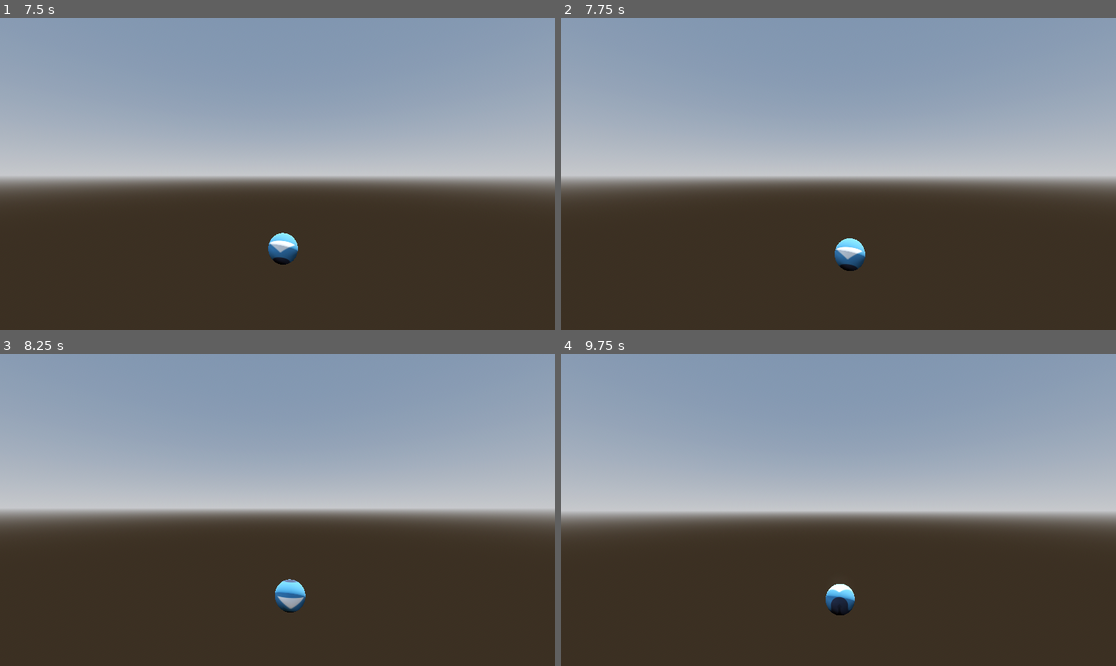
Above: before the commit, frames 1-4 (two rows, left to right).
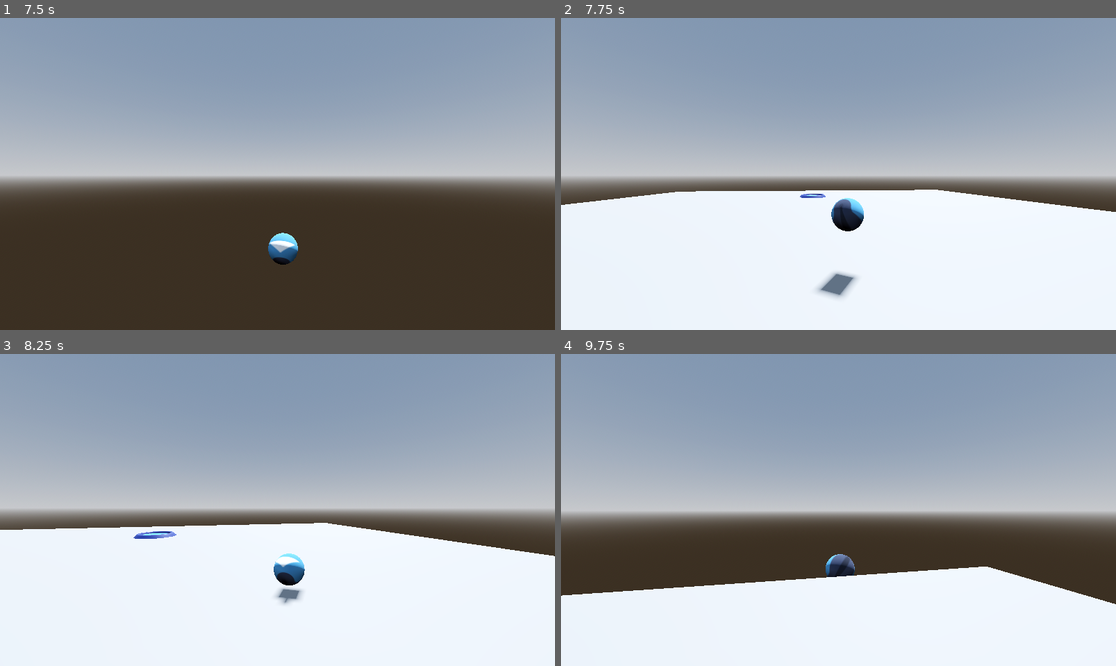
Above: after the commit, the same moments.

Repository: Shuntoon/Marble3D_Project_FIles
Game: Godot game, scene res://Levels/level_1.tscn
The game is run twice, just before and just after one commit, with the same random seed, the same clock (stepped at 60 frames per second) and the same inputs. The engine's default icon, where the game draws it, is replaced by a stand-in: a white triangle on a blue panel in a dark square.
Inputs (mouse positions are in pixels of both pictures, inside the frame that each line leads up to):
- Up to frame 1 (7.5 s): move the mouse to (305, 174) at 0.52 s; hold W (forward) 0.53-2.75 s; tap Space (jump) at 0.77, 1.52, 4.52, 5.27, 6.02 s; move the mouse to (249, 174) at 1.27 s; move the mouse to (288, 167) at 2.02 s; click "Restart" at 2.75 s; click "Restart" at 3.5 s; move the mouse to (271, 180) at 4.27 s; hold W (forward) 4.28-7.28 s; move the mouse to (316, 177) at 5.02 s; move the mouse to (233, 170) at 5.77 s; move the mouse to (283, 174) at 6.52 s; move the mouse to (255, 167) at 7.27 s; hold D (right) from 7.28 s (still down)
- Up to frame 2 (7.75 s): keep holding D (right); tap Space (jump) at 7.52 s
- Up to frame 3 (8.25 s): move the mouse to (305, 510) at 8.02 s; release D (right) at 8.03 s; hold W (forward) from 8.03 s (still down)
- Up to frame 4 (9.75 s): keep holding W (forward); tap Space (jump) at 8.27, 9.02 s; move the mouse to (810, 510) at 8.77 s; move the mouse to (849, 503) at 9.52 s

Frame 1 is identical in both runs. In frame 2, 43% of the frame differs, in the area x 0-100%, y 55-100%; in frame 3, 43%; in frame 4, 27%.

Commit message:
Chapter 2 Completed

Diff:
--- a/Levels/level_1.tscn
+++ b/Levels/level_1.tscn
@@ -1,9 +1,10 @@
-[gd_scene load_steps=8 format=3 uid="uid://nu3sfvutp5i4"]
+[gd_scene load_steps=10 format=3 uid="uid://nu3sfvutp5i4"]
 
 [ext_resource type="PackedScene" uid="uid://bu6csgumns604" path="res://Objects/Player/player.tscn" id="1_08apw"]
 [ext_resource type="PackedScene" uid="uid://cayxwk30vhqju" path="res://Objects/FinishPoint/finish_point.tscn" id="2_i4n55"]
 [ext_resource type="PackedScene" uid="uid://bgrc2rjf8lbos" path="res://GUI/YouWinScreen/you_win_screen.tscn" id="3_v8hvd"]
 [ext_resource type="Script" path="res://Objects/LevelManager/level_manager.gd" id="4_30rf7"]
+[ext_resource type="PackedScene" uid="uid://duv6tk13a156o" path="res://Objects/DeathArea/death_area.tscn" id="4_c7v82"]
 
 [sub_resource type="ProceduralSkyMaterial" id="ProceduralSkyMaterial_xm8n4"]
 sky_horizon_color = Color(0.64625, 0.65575, 0.67075, 1)
@@ -18,6 +19,9 @@
 tonemap_mode = 2
 glow_enabled = true
 
+[sub_resource type="BoxShape3D" id="BoxShape3D_fnelu"]
+size = Vector3(21.0367, 1, 38.8911)
+
 [node name="Level1" type="Node3D"]
 
 [node name="LevelManager" type="Node" parent="." groups=["level_manager"]]
@@ -27,6 +31,7 @@
 [node name="Environment" type="Node3D" parent="."]
 
 [node name="Player" parent="Environment" instance=ExtResource("1_08apw")]
+unique_name_in_owner = true
 transform = Transform3D(1, 0, 0, 0, 1, 0, 0, 0, 1, 0, 0.628504, 0)
 
 [node name="DirectionalLight3D" type="DirectionalLight3D" parent="Environment"]
@@ -43,7 +48,15 @@
 [node name="FinishPoint" parent="Environment" instance=ExtResource("2_i4n55")]
 transform = Transform3D(1, 0, 0, 0, 1, 0, 0, 0, 1, 0, 0, -6.4653)
 
+[node name="DeathArea" parent="Environment" instance=ExtResource("4_c7v82")]
+transform = Transform3D(1, 0, 0, 0, 1, 0, 0, 0, 1, 0, -3, 0)
+
+[node name="CollisionShape3D" parent="Environment/DeathArea/Area3D" index="0"]
+shape = SubResource("BoxShape3D_fnelu")
+
 [node name="CanvasLayer" type="CanvasLayer" parent="."]
 
 [node name="YouWinScreen" parent="CanvasLayer" instance=ExtResource("3_v8hvd")]
 visible = false
+
+[editable path="Environment/DeathArea"]
--- /dev/null
+++ b/Objects/DeathArea/death_area.gd
@@ -0,0 +1,8 @@
+extends Node3D
+
+@onready var level_manager: Node = %LevelManager
+
+func _on_area_3d_body_entered(body: Node3D) -> void:
+	if body.owner.is_in_group("player"):
+		var player : Player = body.owner
+		player.marble.global_position = level_manager.spawn_location
--- /dev/null
+++ b/Objects/DeathArea/death_area.tscn
@@ -0,0 +1,13 @@
+[gd_scene load_steps=2 format=3 uid="uid://duv6tk13a156o"]
+
+[ext_resource type="Script" path="res://Objects/DeathArea/death_area.gd" id="1_ep8je"]
+
+[node name="DeathArea" type="Node3D"]
+script = ExtResource("1_ep8je")
+
+[node name="Area3D" type="Area3D" parent="."]
+collision_mask = 2
+
+[node name="CollisionShape3D" type="CollisionShape3D" parent="Area3D"]
+
+[connection signal="body_entered" from="Area3D" to="." method="_on_area_3d_body_entered"]
--- a/Objects/LevelManager/level_manager.gd
+++ b/Objects/LevelManager/level_manager.gd
@@ -2,3 +2,9 @@
 class_name LevelManager
 
 signal level_finished
+
+var spawn_location : Vector3
+@onready var player: Node3D = %Player
+
+func _ready() -> void:
+	spawn_location = player.global_position
